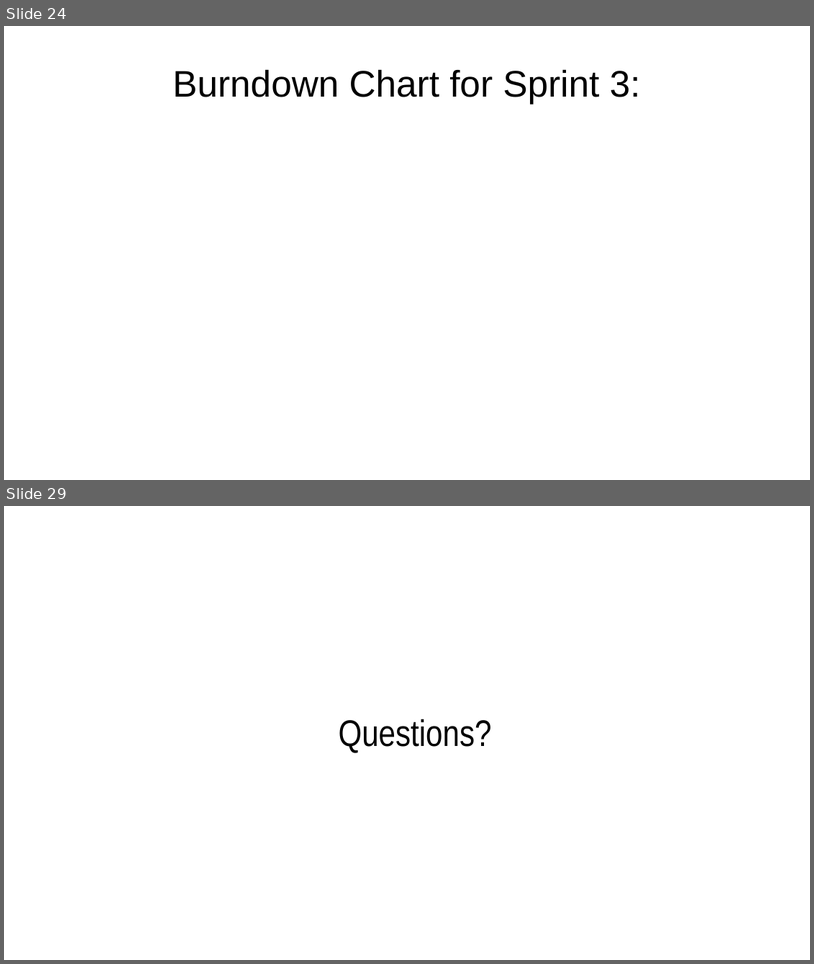
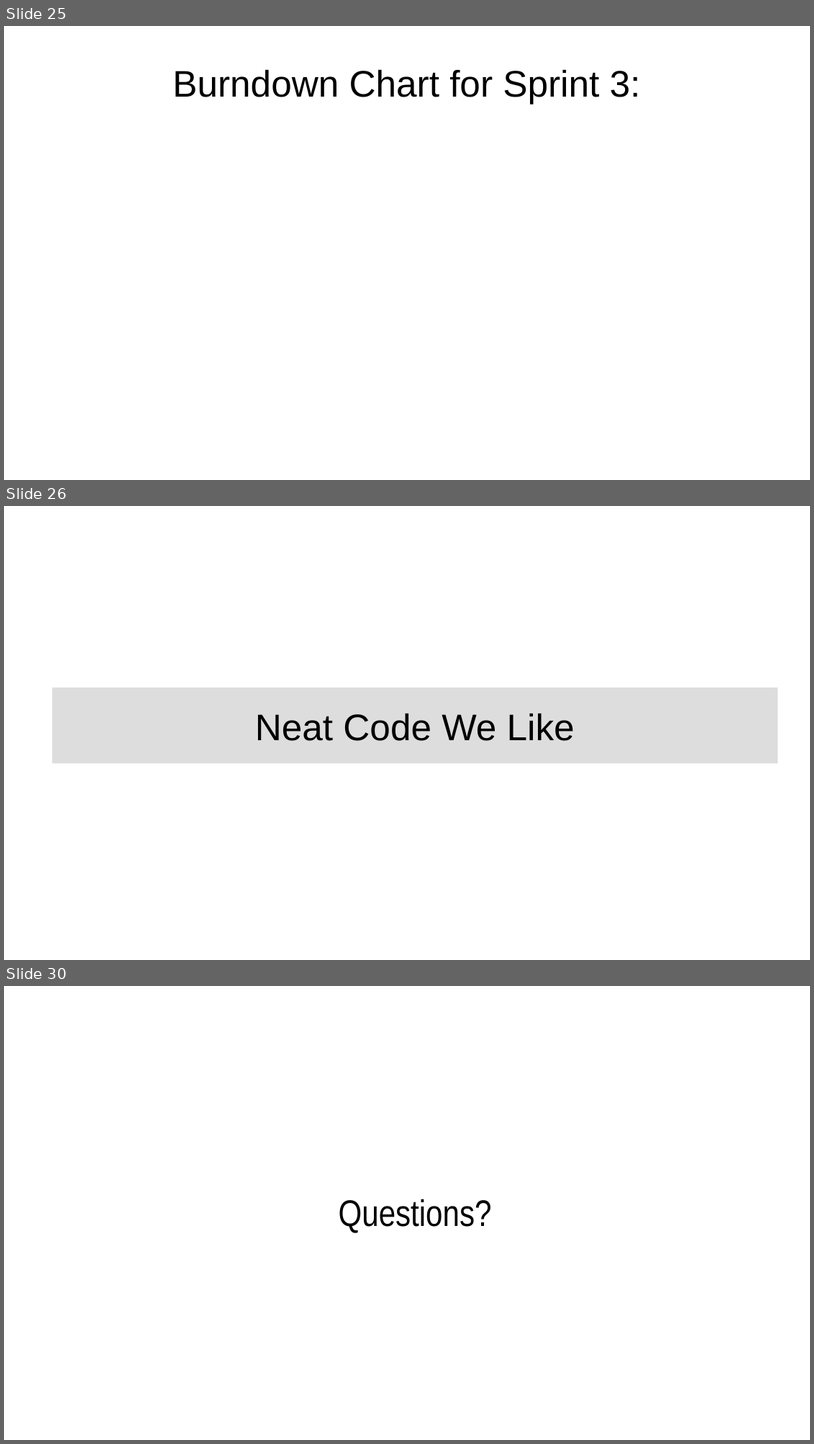
Before and after one commit to mldeanha/Team-4-Project, a slide deck: Project Assets/Team Shi Final Presentation.pptx. Shown one above the other, each under a label of ours: slides 24 and 29 before the commit, slides 25, 26 and 30 after it; the slides between them are not shown. The pictures are 814x964 and 814x1444 pixels, drawn with LibreOffice and Linux fonts; fonts in the diff are those of the drawing. Boxes give left, top, right and bottom in pixels: in the first picture for what was removed or moved away, otherwise in the second. Text is boxed around its words. In the diff, an @@ line names an element or a change of style, - is before the commit and + after.

```diff
--- a/Project Assets/Team Shi Final Presentation.pptx
+++ b/Project Assets/Team Shi Final Presentation.pptx
@@ slide 26 added at [4, 506, 810, 960], background #FFFFFF @@
@@ rectangle added at [52, 687, 778, 763], fill #DDDDDD, 44 pt, text #000000 @@
+Neat Code We Like
@@ what was slide 24 is now slide 25 @@
@@ what was slide 29 is now slide 30 @@
```
Also in this commit, not shown: 13 slides changed, 4 other slides added, 4 slides removed.
